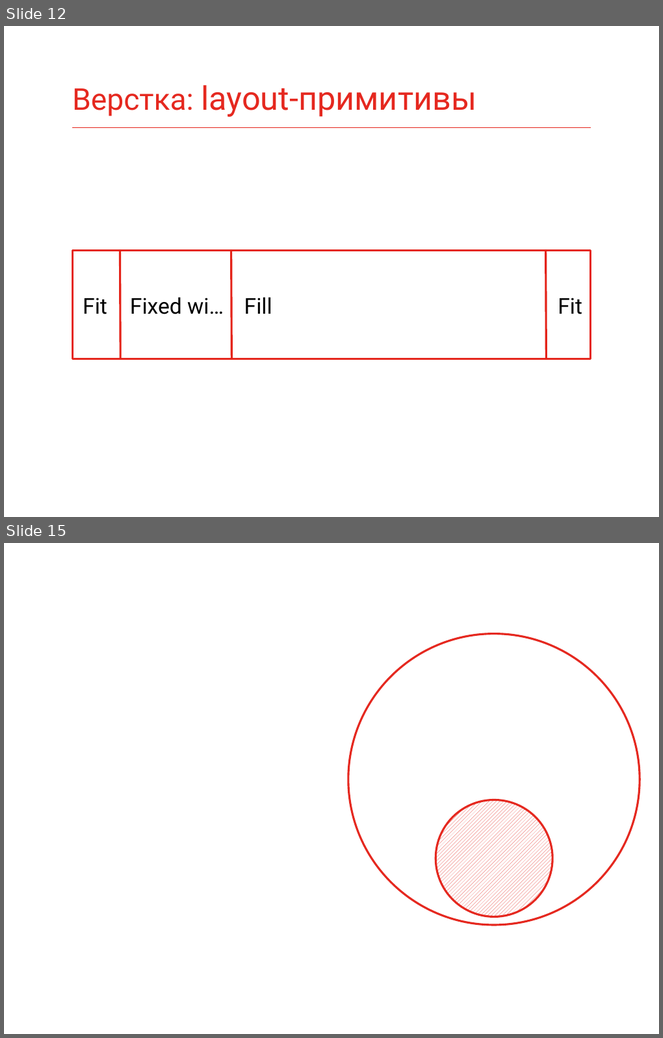
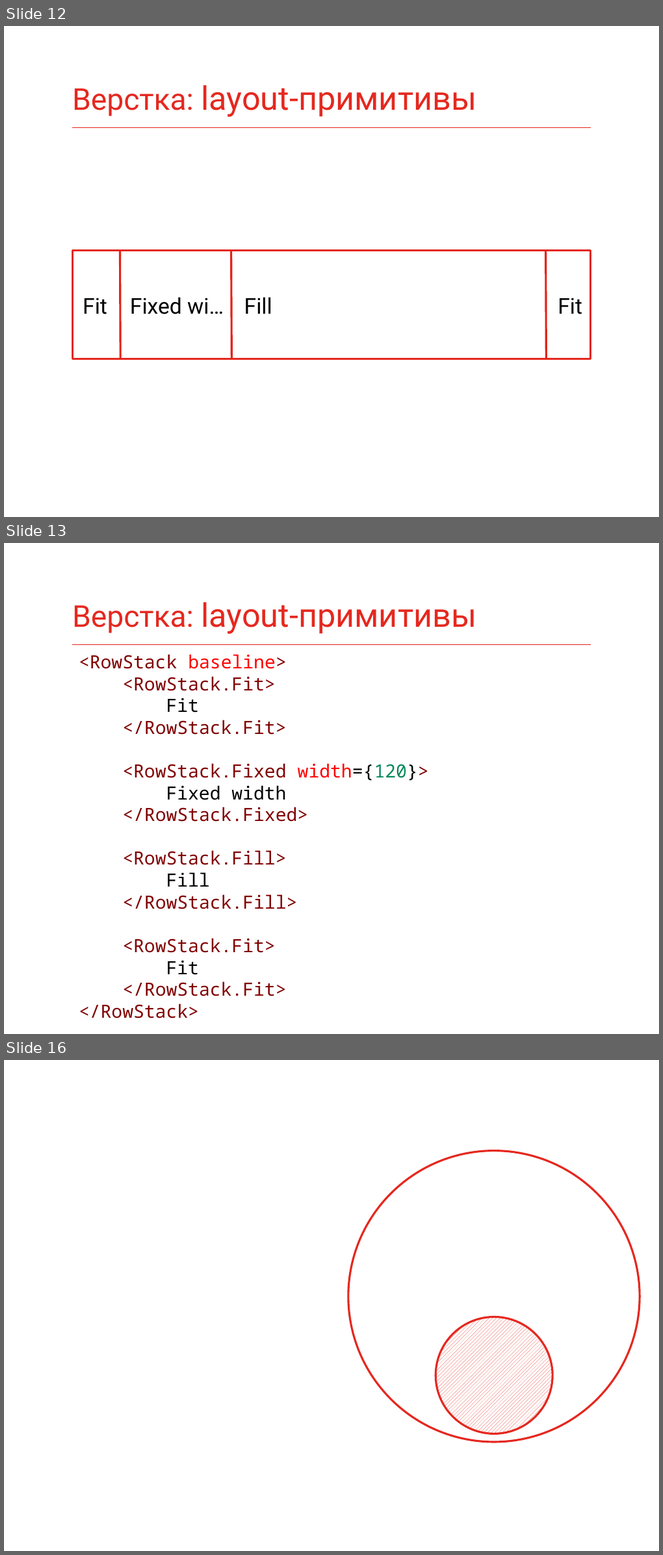
Before and after one commit to fmx1k/konfur-summer-2017-slides, a slide deck: Slides/Backend vs Frontend.pptx. Shown one above the other, each under a label of ours: slides 12 and 15 before the commit, slides 12, 13 and 16 after it; the slides between them are not shown. The pictures are 663x1038 and 663x1555 pixels, drawn with LibreOffice and Linux fonts; fonts in the diff are those of the drawing. Boxes give left, top, right and bottom in pixels: in the first picture for what was removed or moved away, otherwise in the second. Text is boxed around its words. In the diff, an @@ line names an element or a change of style, - is before the commit and + after.

```diff
--- a/Slides/Backend vs Frontend.pptx
+++ b/Slides/Backend vs Frontend.pptx
@@ slide 13 added at bbox=[4, 543, 659, 1034], background #FFFFFF; not listed: 1 template element that a slide beside it also shows @@
@@ title added at bbox=[72, 602, 477, 634], 36 pt, text #E5281F @@
+Верстка: layout-примитивы
@@ text added at bbox=[79, 654, 429, 1019], 20 pt, text #800000 @@
+<RowStack baseline>
+<RowStack.Fit>
+Fit
+</RowStack.Fit>
+<RowStack.Fixed width={120}>
+Fixed width
+</RowStack.Fixed>
+<RowStack.Fill>
+Fill
+</RowStack.Fill>
+<RowStack.Fit>
+Fit
+</RowStack.Fit>
+</RowStack>
@@ what was slide 15 is now slide 16 @@
```
Also in this commit, not shown: 9 slides changed, 1 other slide added, 5 other files.
